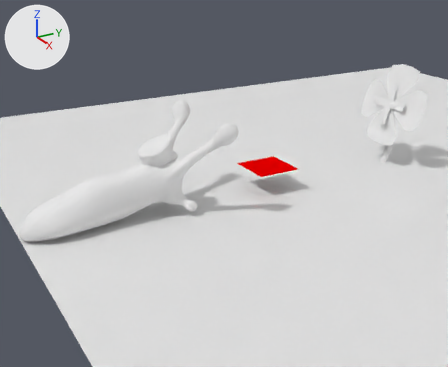
Renders of the Blender file Game/Destroyables.blend from each side of a commit.
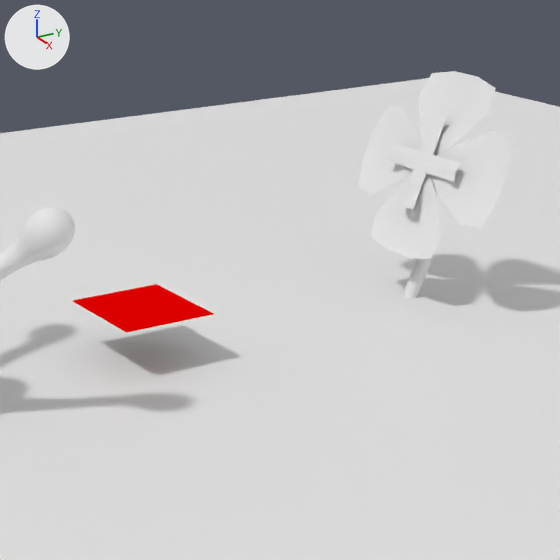
The first picture shows the older version from a 50 mm lens placed at (21.86, -21.63, 10.58), pointed at (-0.16, -9.16, 0.53). The close-ups show both versions on the part from 46% to 100% of the width and 9% to 75% of the height of that picture; other places that the commit changed are outside them. The axes (+X, +Y, +Z) are drawn at upper left. The lights are the same throughout.

The scene before the commit, as lines of its bpy script (objects in view):
```python
ob_clover = bpy.data.objects.new('Clover', me_cylinder_001)
ob_clover.location = (0.0, 0.0, 0.0)
ob_d_seed = bpy.data.objects.new('D_Seed', me_cylinder_002)
ob_d_seed.parent = ob_dandelion_ctl
ob_d_seed.location = (0.0, 0.0, 0.0)
ob_g_snail = bpy.data.objects.new('G_Snail', None)
ob_g_snail.location = (0.0, -15.0, 1.0)
ob_g_snail.rotation_euler = (0.0, 0.0, -3.142)  # degrees (0, 0, -180)
ob_plane = bpy.data.objects.new('Plane', me_plane_008)
ob_plane.location = (0.0, -7.0, 1.0)
ob_snailbody = bpy.data.objects.new('SnailBody', me_snailbody)
ob_snailbody.location = (0.0, 1.5, 0.0)
ob_testplane = bpy.data.objects.new('TestPlane', me_plane)
ob_testplane.location = (0.0, 0.0, 0.0)
```
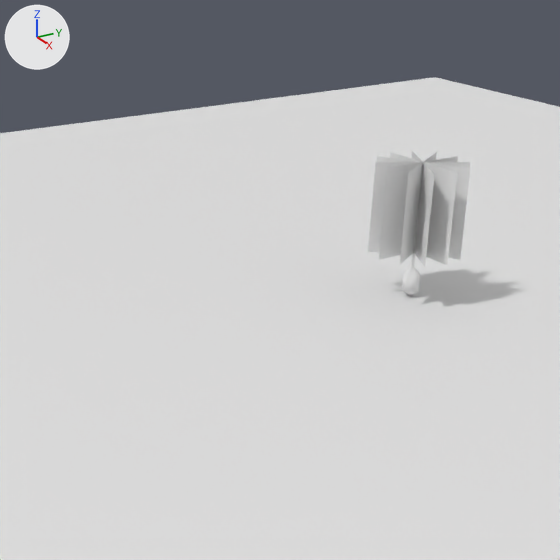
Pixel boxes (x1, y1, x2, y2) of what changed, in the close-ups (560 x 560 px):
'Clover', hidden: before (358, 71, 513, 298)
'D_Seed', shown: after (368, 151, 471, 296)
'Plane', hidden (red): before (73, 284, 214, 332)
'G_Snail', deleted, hidden: before (0, 207, 75, 280)

What changed in the scene script:
```text
Change col_g_snail:
    remove col_g_snail.objects.link(ob_snail)
    remove col_g_snail.objects.link(ob_pickupattractor)
    remove col_g_snail.objects.link(ob_arcray_root_0)
    remove col_g_snail.objects.link(ob_arcray_root_3)
    remove col_g_snail.objects.link(ob_arcray_root_2)
    remove col_g_snail.objects.link(ob_trail)
    remove col_g_snail.objects.link(ob_tail_0)
    remove col_g_snail.objects.link(ob_childpivot_tail_1)
    remove col_g_snail.objects.link(ob_arcray_tail_1_l)
    remove col_g_snail.objects.link(ob_fulcrum_tail_1)
    remove col_g_snail.objects.link(ob_tail_1)
    remove col_g_snail.objects.link(ob_childpivot_tail_2)
    remove col_g_snail.objects.link(ob_arcray_tail_2_l)
    remove col_g_snail.objects.link(ob_arcray_tail_2_r)
    remove col_g_snail.objects.link(ob_fulcrum_tail_2)
    remove col_g_snail.objects.link(ob_tail_2)
    remove col_g_snail.objects.link(ob_arcray_tail_1_r)
    remove col_g_snail.objects.link(ob_arcray_root_1)
    remove col_g_snail.objects.link(ob_head_0)
    remove col_g_snail.objects.link(ob_childpivot_head_1)
    remove col_g_snail.objects.link(ob_arcray_head_1_l)
    remove col_g_snail.objects.link(ob_arcray_head_1_r)
    remove col_g_snail.objects.link(ob_fulcrum_head_1)
    remove col_g_snail.objects.link(ob_head_1)
    remove col_g_snail.objects.link(ob_childpivot_head_2)
    remove col_g_snail.objects.link(ob_arcray_head_2_r)
    remove col_g_snail.objects.link(ob_arcray_head_2_l)
    remove col_g_snail.objects.link(ob_head_2)
    remove col_g_snail.objects.link(ob_fulcrum_head_2)
    remove col_g_snail.objects.link(ob_snaillooktarget)
    remove col_g_snail.objects.link(ob_eyeray_r)
    remove col_g_snail.objects.link(ob_snailbody)
    remove col_g_snail.objects.link(ob_cargohold)
    remove col_g_snail.objects.link(ob_eyeray_l)
    remove col_g_snail.objects.link(ob_eyelocref_l)
    remove col_g_snail.objects.link(ob_eyeloc_l)
    remove col_g_snail.objects.link(ob_eyelocref_r)
    remove col_g_snail.objects.link(ob_eyeloc_r)
    remove col_g_snail.objects.link(ob_shockwave)
Change ob_d_seed:
    remove ob_d_seed.hide_set(True)  # its collection is switched off
Change ob_plane:
    add ob_plane.hide_set(True)  # its collection is switched off
Change ob_clover:
    add ob_clover.hide_set(True)  # its collection is switched off
Change ob_g_snail:
    add ob_g_snail.hide_set(True)  # its collection is switched off
Remove ob_snail:
    ob_snail = bpy.data.objects.new('Snail', me_snail)
Remove ob_pickupattractor:
    ob_pickupattractor = bpy.data.objects.new('PickupAttractor', None)
Remove ob_arcray_root_0:
    ob_arcray_root_0 = bpy.data.objects.new('ArcRay_Root.0', None)
Remove ob_arcray_root_3:
    ob_arcray_root_3 = bpy.data.objects.new('ArcRay_Root.3', None)
Remove ob_arcray_root_2:
    ob_arcray_root_2 = bpy.data.objects.new('ArcRay_Root.2', None)
Remove ob_trail:
    ob_trail = bpy.data.objects.new('Trail', None)
Remove ob_tail_0:
    ob_tail_0 = bpy.data.objects.new('Tail.0', None)
Remove ob_childpivot_tail_1:
    ob_childpivot_tail_1 = bpy.data.objects.new('ChildPivot_Tail.1', None)
Remove ob_arcray_tail_1_l:
    ob_arcray_tail_1_l = bpy.data.objects.new('ArcRay_Tail.1.L', None)
Remove ob_fulcrum_tail_1:
    ob_fulcrum_tail_1 = bpy.data.objects.new('Fulcrum_Tail.1', None)
Remove ob_tail_1:
    ob_tail_1 = bpy.data.objects.new('Tail.1', me_cube_001)
Remove ob_childpivot_tail_2:
    ob_childpivot_tail_2 = bpy.data.objects.new('ChildPivot_Tail.2', None)
Remove ob_arcray_tail_2_l:
    ob_arcray_tail_2_l = bpy.data.objects.new('ArcRay_Tail.2.L', None)
Remove ob_arcray_tail_2_r:
    ob_arcray_tail_2_r = bpy.data.objects.new('ArcRay_Tail.2.R', None)
Remove ob_fulcrum_tail_2:
    ob_fulcrum_tail_2 = bpy.data.objects.new('Fulcrum_Tail.2', None)
Remove ob_tail_2:
    ob_tail_2 = bpy.data.objects.new('Tail.2', me_cube_001)
Remove ob_arcray_tail_1_r:
    ob_arcray_tail_1_r = bpy.data.objects.new('ArcRay_Tail.1.R', None)
Remove ob_arcray_root_1:
    ob_arcray_root_1 = bpy.data.objects.new('ArcRay_Root.1', None)
Remove ob_head_0:
    ob_head_0 = bpy.data.objects.new('Head.0', None)
Remove ob_childpivot_head_1:
    ob_childpivot_head_1 = bpy.data.objects.new('ChildPivot_Head.1', None)
Remove ob_arcray_head_1_l:
    ob_arcray_head_1_l = bpy.data.objects.new('ArcRay_Head.1.L', None)
Remove ob_arcray_head_1_r:
    ob_arcray_head_1_r = bpy.data.objects.new('ArcRay_Head.1.R', None)
Remove ob_fulcrum_head_1:
    ob_fulcrum_head_1 = bpy.data.objects.new('Fulcrum_Head.1', None)
Remove ob_head_1:
    ob_head_1 = bpy.data.objects.new('Head.1', me_cube_001)
Remove ob_childpivot_head_2:
    ob_childpivot_head_2 = bpy.data.objects.new('ChildPivot_Head.2', None)
Remove ob_arcray_head_2_r:
    ob_arcray_head_2_r = bpy.data.objects.new('ArcRay_Head.2.R', None)
Remove ob_arcray_head_2_l:
    ob_arcray_head_2_l = bpy.data.objects.new('ArcRay_Head.2.L', None)
Remove ob_head_2:
    ob_head_2 = bpy.data.objects.new('Head.2', me_cube_001)
Remove ob_fulcrum_head_2:
    ob_fulcrum_head_2 = bpy.data.objects.new('Fulcrum_Head.2', None)
Remove ob_snaillooktarget:
    ob_snaillooktarget = bpy.data.objects.new('SnailLookTarget', None)
Remove ob_eyeray_r:
    ob_eyeray_r = bpy.data.objects.new('EyeRay.R', None)
Remove ob_snailbody:
    ob_snailbody = bpy.data.objects.new('SnailBody', me_snailbody)
Remove ob_cargohold:
    ob_cargohold = bpy.data.objects.new('CargoHold', None)
Remove ob_eyeray_l:
    ob_eyeray_l = bpy.data.objects.new('EyeRay.L', None)
Remove ob_eyelocref_l:
    ob_eyelocref_l = bpy.data.objects.new('EyeLocRef.L', None)
Remove ob_eyeloc_l:
    ob_eyeloc_l = bpy.data.objects.new('EyeLoc.L', None)
Remove ob_eyelocref_r:
    ob_eyelocref_r = bpy.data.objects.new('EyeLocRef.R', None)
Remove ob_eyeloc_r:
    ob_eyeloc_r = bpy.data.objects.new('EyeLoc.R', None)
Remove ob_shockwave:
    ob_shockwave = bpy.data.objects.new('Shockwave', me_circle_001)
```
